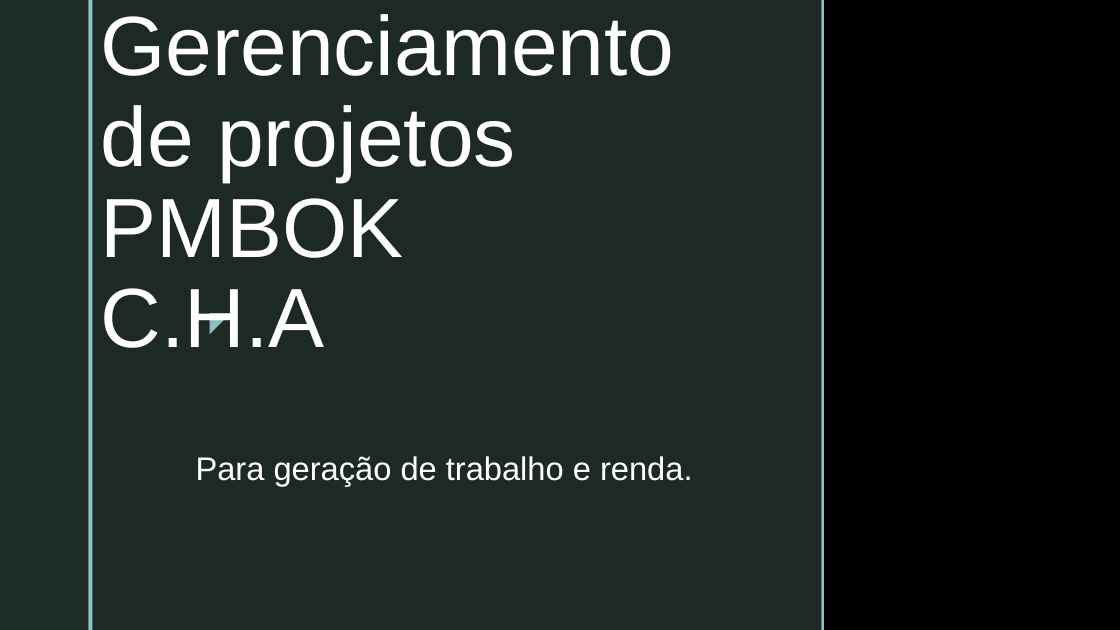
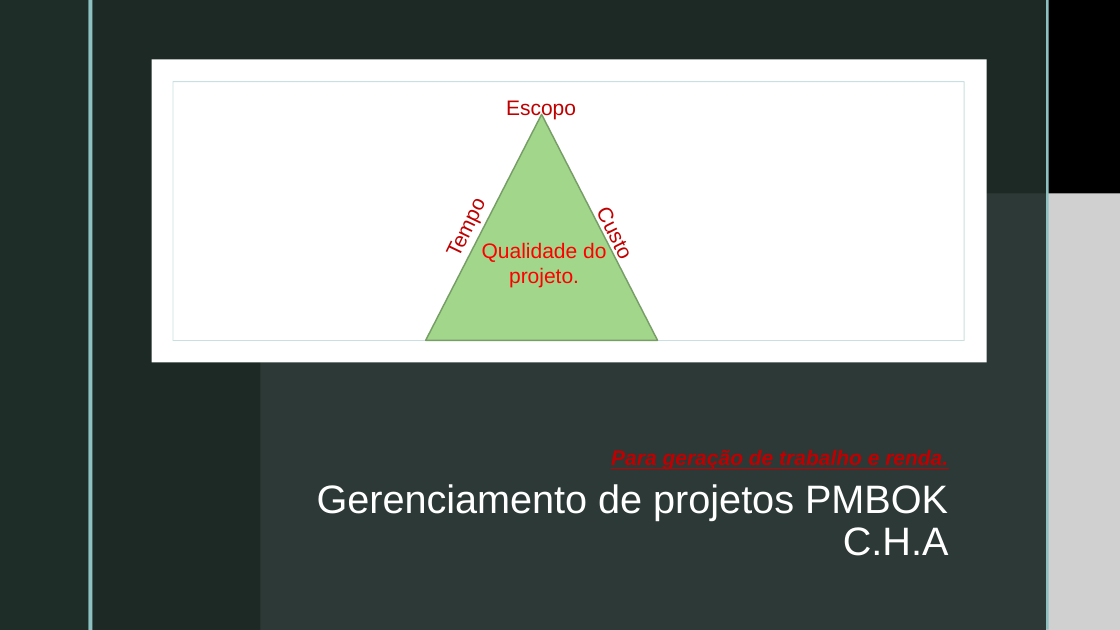
Before and after one commit to professorjar/gerenciamentodeprojetos, a slide deck: slide 1 of Gerenciamento de projetos.pptx (slide 9 before the commit). Drawn at 1120x630 pixels with LibreOffice and Linux fonts; fonts in the diff are those of the drawing; grey boxes stand for pictures; background and template pictures are left out. Boxes give left, top, right and bottom in pixels: in the first picture for what was removed or moved away, otherwise in the second. Text is boxed around its words. In the diff, an @@ line names an element or a change of style, - is before the commit and + after.

Commit message:
Novo projeto Diabetes
Novo projeto Diabetes

```diff
--- a/Gerenciamento de projetos.pptx
+++ b/Gerenciamento de projetos.pptx
@@ rectangle added at (0,0,1120,630), fill #000000 @@
@@ rectangle added at (92,0,1046,630), fill #1F2D29 at 92% opacity @@
@@ rectangle added at (1046,0,1049,630), fill #8EC0C1 @@
@@ rectangle added at (152,60,987,363), fill #FFFFFF @@
@@ rectangle added at (173,82,965,340), outline #BBD9DA 0.75 pt @@
@@ triangle added at (426,114,658,340), fill #A1D68B, outline #779E67 1.25 pt @@
@@ text added at (506,100,576,120), 18 pt, text #C00000 @@
+Escopo
@@ text added at (433,170,503,270), 18 pt, text #C00000 @@
+Tempo
@@ picture added at (260,193,1120,630) @@
@@ text added at (585,193,647,273), 18 pt, text #C00000 @@
+Custo
@@ text added at (482,242,606,287), 18 pt, text #FF0000 @@
+Qualidade do projeto.
@@ text removed at (202,300,239,342) @@
-◤
@@ subtitle "Para geração de trabalho e ...": place and size @@
-subtitle "Para geração de trabalho e ..." at (196,456,693,486)
+subtitle "Para geração de trabalho e ..." at (611,450,948,470)
@@ subtitle "Para geração de trabalho e ..." at (611,450,948,470): size 28 to 18 pt, text colour #FFFFFF to #C00000, bold on, italic on, underline on; alignment left to right @@
@@ title "Gerenciamento de projetos PMBOK C.H.A": place and size @@
-title "Gerenciamento de projetos PMBOK C.H.A" at (101,14,675,348)
+title "Gerenciamento de projetos PMBOK C.H.A" at (317,484,949,556)
@@ title "Gerenciamento de projetos PMBOK C.H.A" at (317,484,949,556): size 72 to 34 pt; alignment left to right @@
```
Also in this commit, not shown: 4 other slides changed, 1 slide removed.
